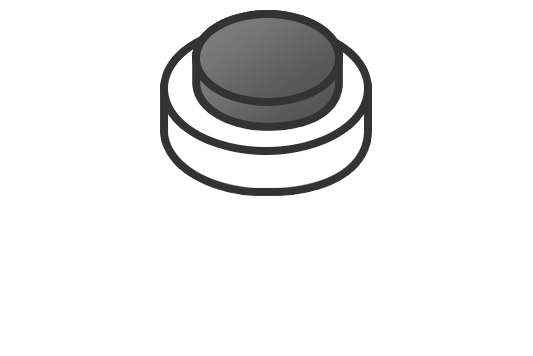
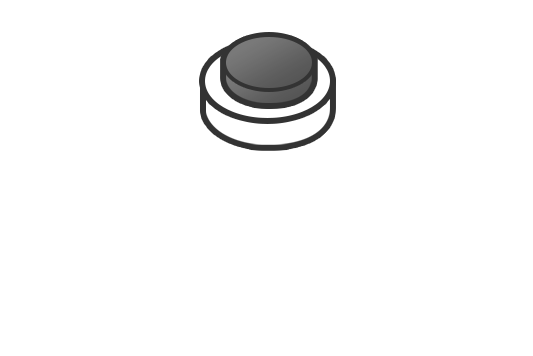
Layered file, before and after one edit (w=533, h=356). Changes by layer:
painted on "Ellipse 1 copy 2" (3rd of 4, in "Standard" › "Base"), unmasked it over [200, 18, 335, 98]
painted on "Layer 12" (2nd of 2, in "Standard" › "Base") over [200, 53, 335, 123]
painted on "Base Fill" (2nd of 2, in "Standard" › "Light"), unmasked it over [200, 18, 335, 98]
painted on "Ellipse 1 copy 2" (4th of 4, in "Standard" › "Light"), unmasked it over [168, 30, 364, 147]
painted on "Layer 10" (2nd of 2, in "Standard" › "Light") over [168, 79, 364, 188]
